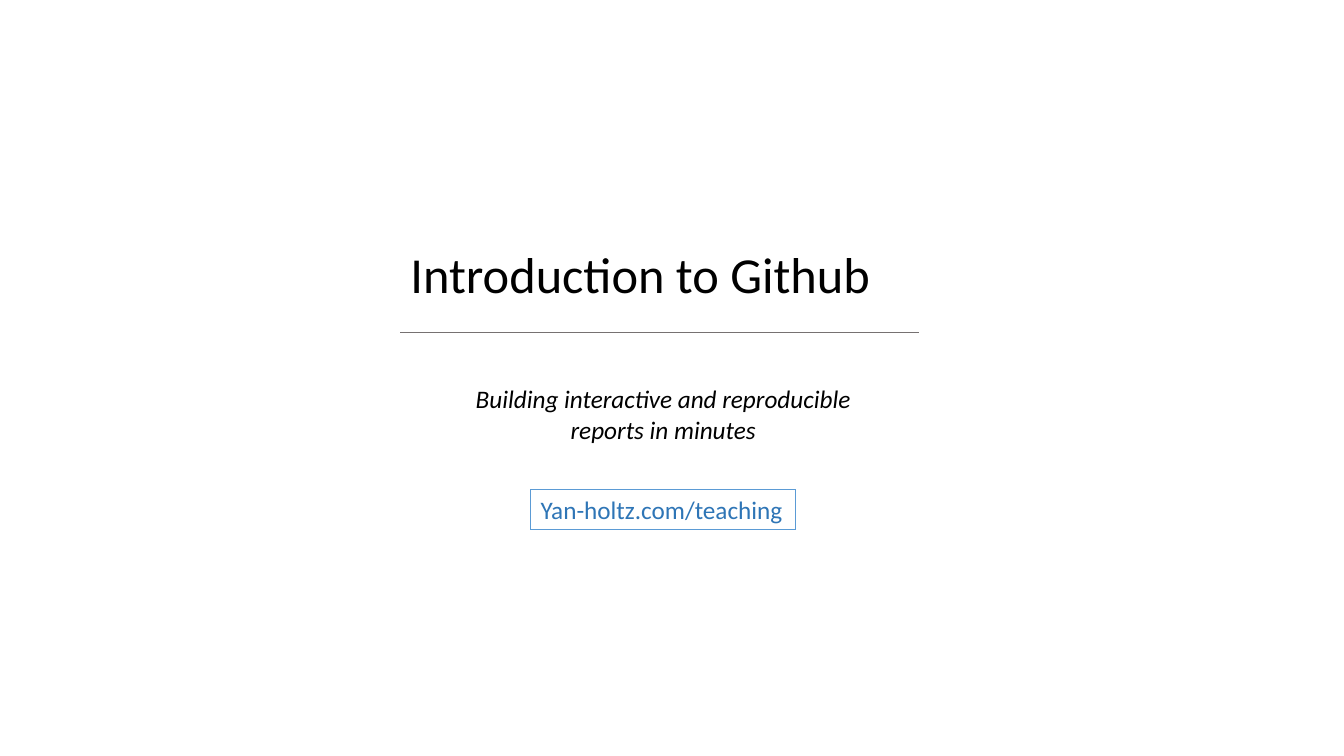
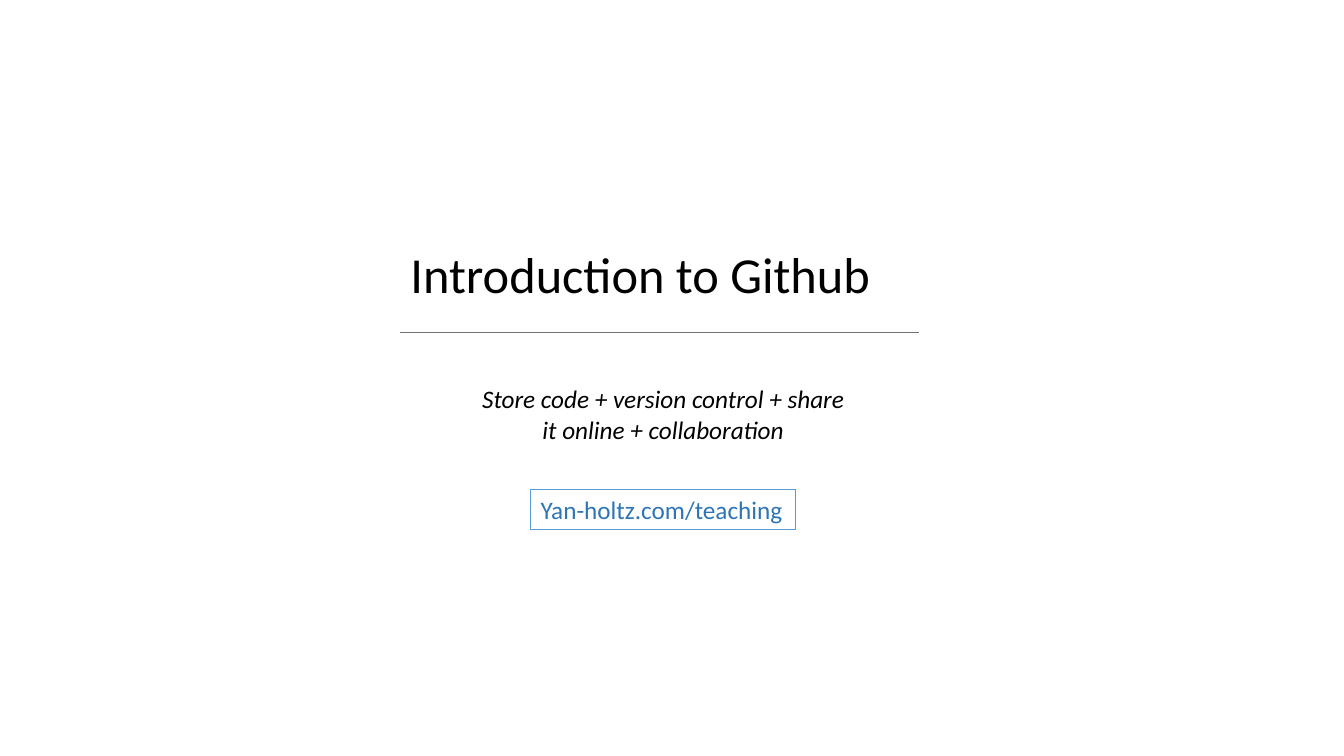
Before and after one commit to holtzy/Teaching, a slide deck: slide 1 of Intro_Github.pptx. Drawn at 1344x756 pixels with LibreOffice and Linux fonts; fonts in the diff are those of the drawing; background and template pictures are left out. Boxes give left, top, right and bottom in pixels: in the first picture for what was removed or moved away, otherwise in the second. Text is boxed around its words. In the diff, an @@ line names an element or a change of style, - is before the commit and + after.

```diff
--- a/Intro_Github.pptx
+++ b/Intro_Github.pptx
@@ text at (482,390,844,439): text changed @@
-Building interactive and reproducible reports in minutes
+Store code + version control + share it online + collaboration
```
Also in this commit, not shown: 2 other slides changed, 7 slides added, 3 slides removed, 1 other file.
